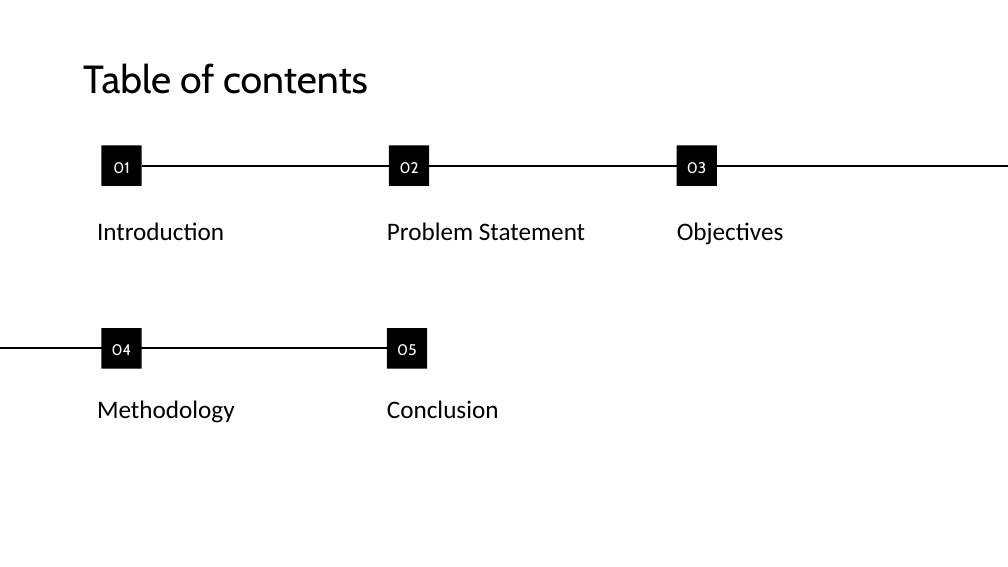
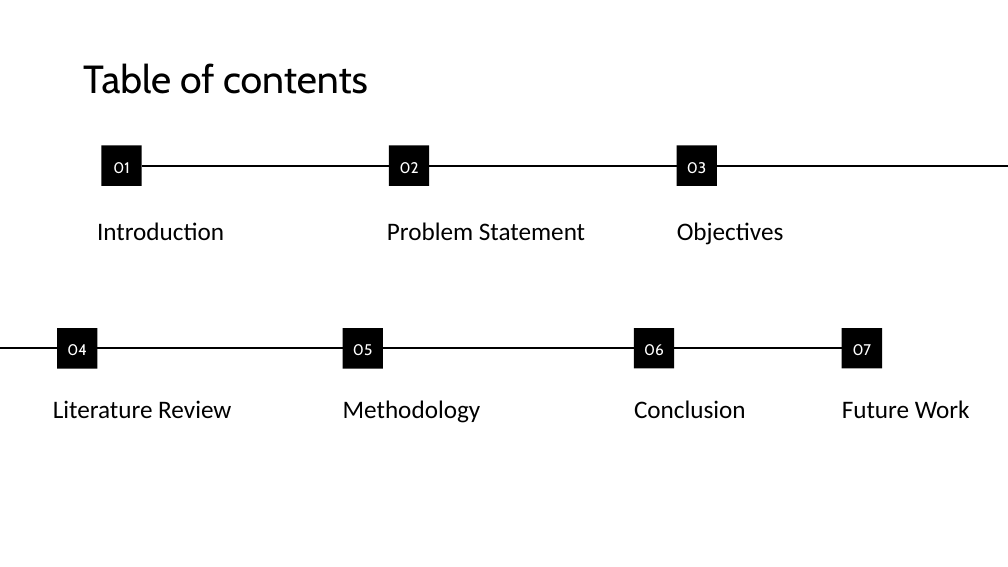
Before and after one commit to haitomnsg/feeder, a slide deck: slide 2 of documentation/MW Load Presenation Final.pptx. Drawn at 1008x567 pixels with LibreOffice and Linux fonts; fonts in the diff are those of the drawing. Boxes give left, top, right and bottom in pixels: in the first picture for what was removed or moved away, otherwise in the second. Text is boxed around its words. In the diff, an @@ line names an element or a change of style, - is before the commit and + after.

```diff
--- a/documentation/MW Load Presenation Final.pptx
+++ b/documentation/MW Load Presenation Final.pptx
@@ title "04": place and size @@
-title "04" at <box>102,329,142,369</box>
+title "04" at <box>57,329,98,369</box>
@@ title "05": place and size @@
-title "05" at <box>387,329,427,369</box>
+title "05" at <box>343,329,383,369</box>
@@ rectangle added at <box>634,329,674,369</box>, fill #000000, 11 pt, text #FFFFFF @@
+06
@@ rectangle added at <box>842,329,882,369</box>, fill #000000, 11 pt, text #FFFFFF @@
+07
@@ line moved from (387, 349) - (0, 349) to (343, 349) - (0, 349) @@
@@ line added from (634, 349) to (229, 349), #000000 1.5 pt @@
@@ line added from (870, 348) to (464, 348), #000000 1.5 pt @@
@@ subtitle "Methodology": place and size @@
-subtitle "Methodology" at <box>97,400,235,423</box>
+subtitle "Methodology" at <box>343,400,481,423</box>
@@ text "Conclusion": place and size @@
-text "Conclusion" at <box>387,400,499,418</box>
+text "Conclusion" at <box>634,400,746,419</box>
@@ subtitle added at <box>53,400,231,419</box>, 18 pt, text #000000 @@
+Literature Review
@@ text added at <box>842,400,970,418</box>, 18 pt, text #000000 @@
+Future Work
```
Also in this commit, not shown: 16 other slides changed, 7 slides added, 4 slides removed, 3 other files.
